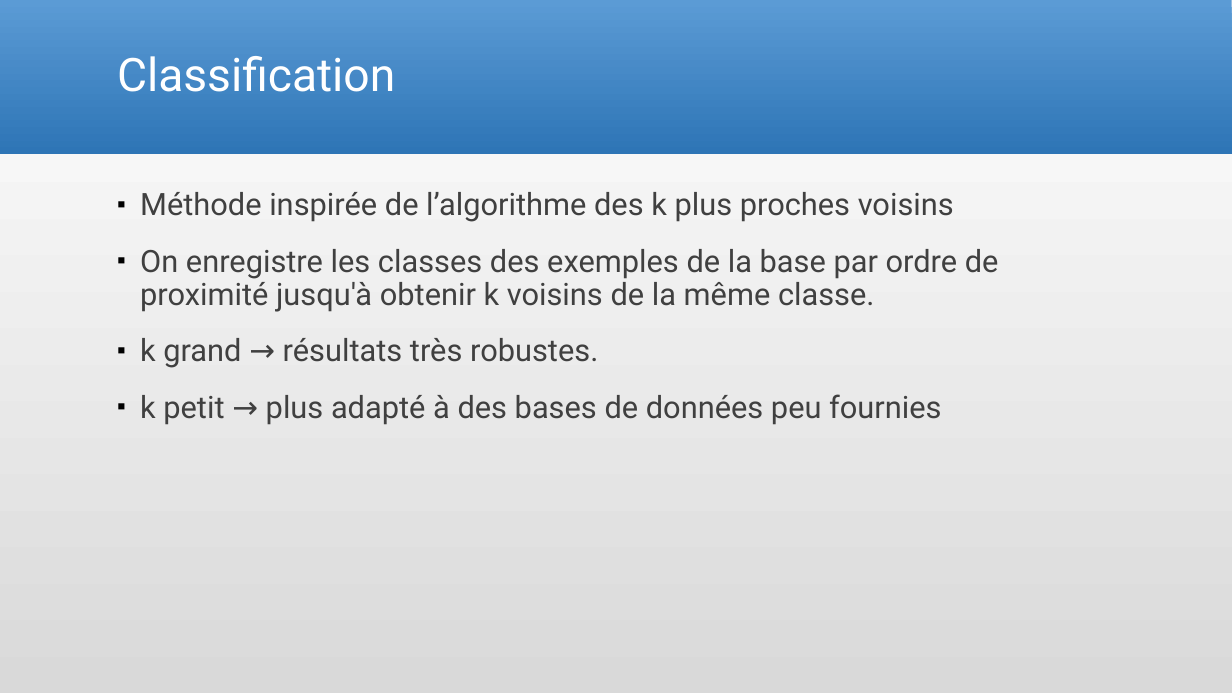
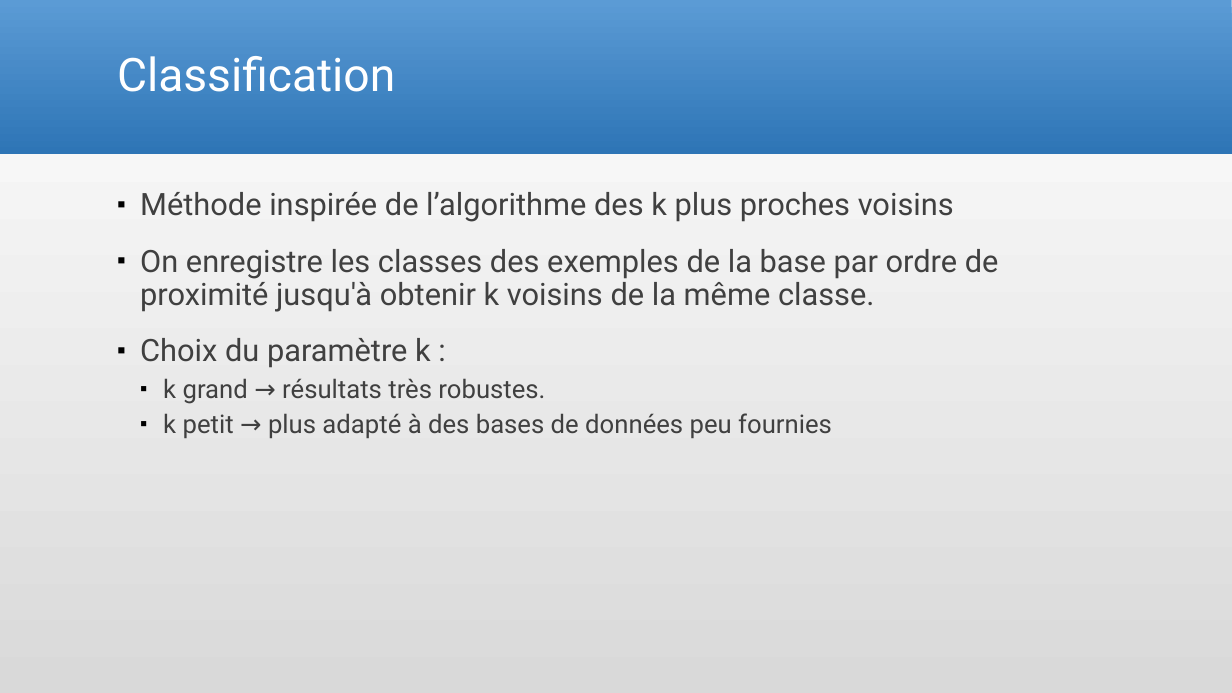
Before and after one commit to Arcyno/tl_voix, a slide deck: slide 7 of Ouss Villedieu - Voix - Presentation.pptx. Drawn at 1232x693 pixels with LibreOffice and Linux fonts; fonts in the diff are those of the drawing. Boxes give left, top, right and bottom in pixels: in the first picture for what was removed or moved away, otherwise in the second. Text is boxed around its words. In the diff, an @@ line names an element or a change of style, - is before the commit and + after.

```diff
--- a/Ouss Villedieu - Voix - Presentation.pptx
+++ b/Ouss Villedieu - Voix - Presentation.pptx
@@ text at (140, 338, 431, 368): paragraph added @@
+▪ Choix du paramètre k :
@@ text at (163, 378, 832, 438): size 24 to 20 pt in "k grand → résultats très robustes.", "k petit → plus adapté à des ..."; list level 1 to 2 in "k grand → résultats très ..."; list level 1 to 2 in "k petit → plus adapté ..." @@
```
Also in this commit, not shown: 2 other slides changed.
